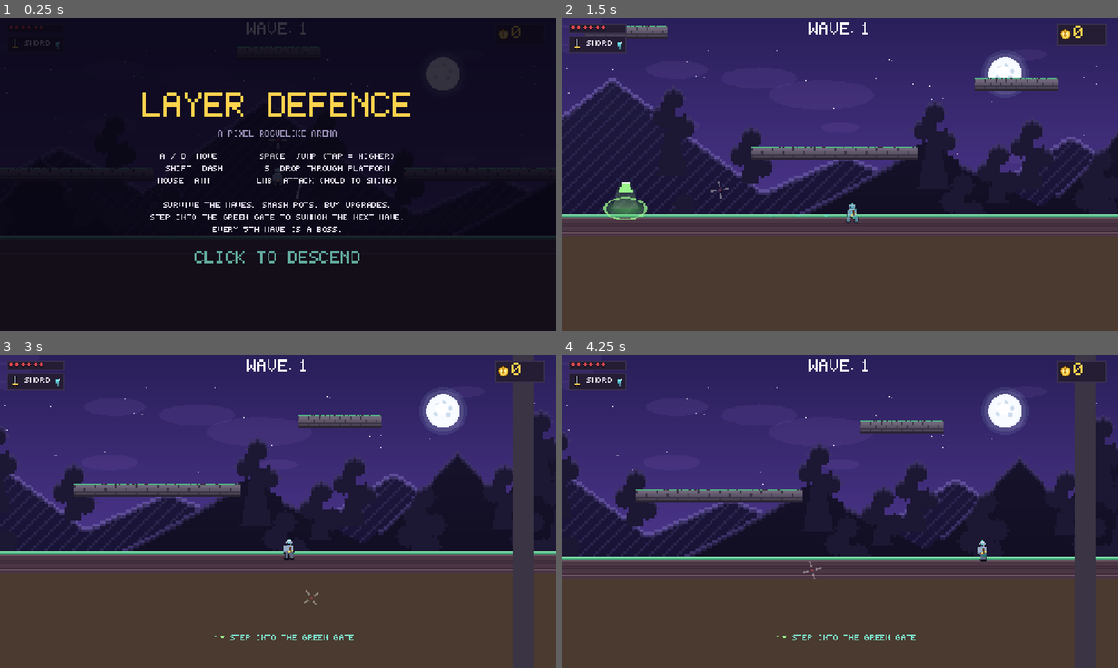
Above: before the commit, frames 1-4 (two rows, left to right).
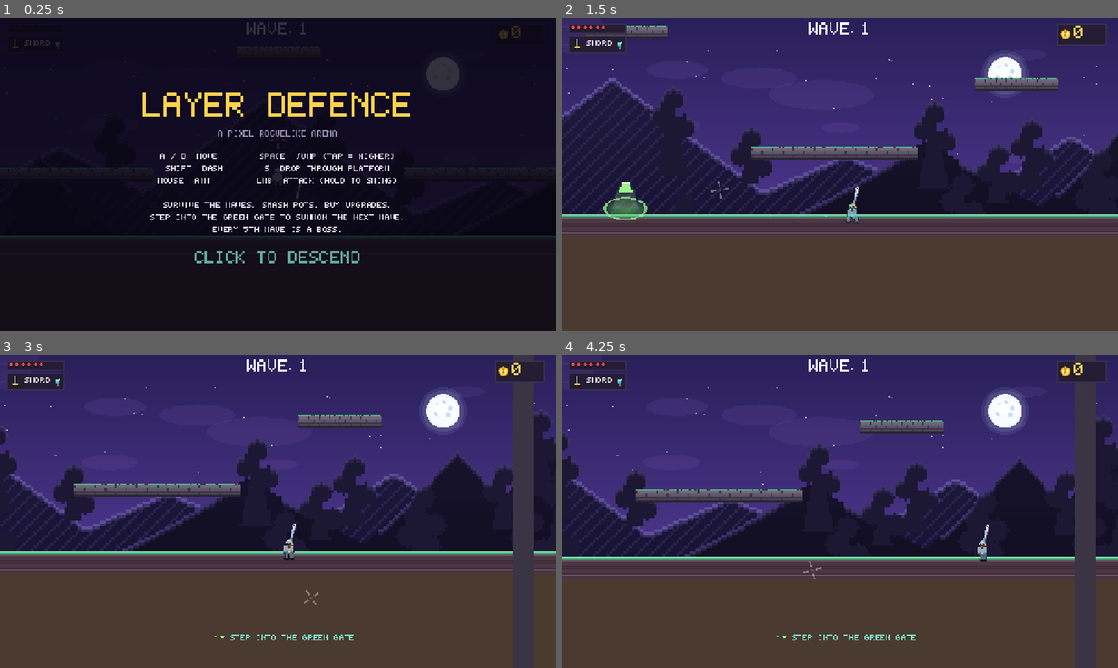
Above: after the commit, the same moments.

Repository: AvSBF/layer-defence
Game: Godot game, scene res://Scenes/World.tscn
The game is run twice, just before and just after one commit, with the same random seed, the same clock (stepped at 60 frames per second) and the same inputs.
Inputs (mouse positions are in pixels of both pictures, inside the frame that each line leads up to):
- Up to frame 1 (0.25 s): no input
- Up to frame 2 (1.5 s): tap Enter (ui_accept) at 0.5 s; move the mouse to (962, 158) at 0.52 s; press the mouse at (962, 158) at 0.53 s; hold D (key_right) from 0.53 s (still down); tap Space (jump) at 0.77 s; move the mouse to (728, 190) at 1.27 s; release the mouse at (728, 190) at 1.28 s; tap Shift (dash) at 1.35 s
- Up to frame 3 (3 s): tap Space (jump) at 1.52 s; move the mouse to (333, 442) at 2.02 s; release D (key_right) at 2.03 s; hold A (key_left) 2.03-2.75 s; hold Tab (interact) 2.03-2.75 s; click "CONTINUE" at 2.75 s
- Up to frame 4 (4.25 s): tap Enter (ui_accept) at 3.5 s; move the mouse to (812, 574) at 3.52 s; hold D (key_right) from 3.53 s (still down); click (812, 574) at 3.6 s; tap Space (jump) at 3.77 s

The runs differ from the first frame. In frame 1, less than 0.1% of the frame differs, in the area x 1-8%, y 2-4%; in frame 2, less than 0.1%; in frame 3, less than 0.1%; in frame 4, less than 0.1%, in the area x 75-77%, y 54-64%.

Commit message:
fix: count bomber self-destructs as kills, heart-loss pop, weapon idle pose
- register_kill moved into _die_common so every death path counts (bomber
  explosions previously vanished from the run stats)
- HUD hearts pop with a TRANS_BACK tween when lost or gained
- weapon snap back to the guard pose after a swing finishes

Diff:
--- a/Scripts/Enemies/enemy.gd
+++ b/Scripts/Enemies/enemy.gd
@@ -561,7 +561,6 @@
 	if is_dead:
 		return
 	is_dead = true
-	GameState.register_kill(coin_drop)
 	FX.play("death", global_position + Vector2(0, -6), {"scale": float(data.get("scale", 1.0))})
 	Audio.play("enemy_die", 0.15, -3.0)
 	if not boss:
@@ -572,6 +571,7 @@
 	_die_anim()
 
 func _die_common(drop_loot : bool) -> void:
+	GameState.register_kill(coin_drop)
 	remove_from_group("enemy")
 	collision_layer = 0
 	collision_mask = 1
--- a/Scripts/Player/player.gd
+++ b/Scripts/Player/player.gd
@@ -69,6 +69,10 @@
 func _on_wave_changed(_wave : int, _is_boss : bool) -> void:
 	ward_ready = true
 
+func _reset_weapon_pose() -> void:
+	if not is_dead:
+		weapon_sprite.frame = 0
+
 func _build_sprite_frames() -> void:
 	sprite.sprite_frames = SheetAnim.build([
 		SheetAnim.sheet(ART + "player_idle.png", 16, 24, "idle", 6.0, true),
@@ -88,6 +92,8 @@
 	weapon_sprite.sprite_frames = SheetAnim.build(WeaponCatalog.anim_specs(weapon_id))
 	weapon_sprite.play("swing")
 	weapon_sprite.stop()
+	if not weapon_sprite.animation_finished.is_connected(_reset_weapon_pose):
+		weapon_sprite.animation_finished.connect(_reset_weapon_pose)
 	GameState.notice.emit("EQUIPPED " + str(weapon["name"]), Color("#ffd34d"))
 	if GameState.autotest:
 		print("[autotest] equipped ", weapon_id)
--- a/Scripts/UI/hud.gd
+++ b/Scripts/UI/hud.gd
@@ -24,7 +24,8 @@
 var _heart_frames : Array[AtlasTexture] = []
 var _shown_coins : int = 0
 var _coin_tween : Tween
-var _hearts_used : int = 0
+var _hearts_used : int = -1
+var _prev_health : int = -1
 var _boss_max : float = 1.0
 
 func _ready() -> void:
@@ -201,13 +202,21 @@
 			t.texture = _heart_frames[2]
 			_hearts_box.add_child(t)
 			_heart_nodes.append(t)
+	if total != _hearts_used:
+		_hearts_used = total
+		return
 	for i in _heart_nodes.size():
 		var filled := i < GameState.health
 		_heart_nodes[i].texture = _heart_frames[0] if filled else _heart_frames[2]
-		if not filled:
-			_heart_nodes[i].modulate = Color(1, 1, 1, 0.35)
-		else:
-			_heart_nodes[i].modulate = Color.WHITE
+		_heart_nodes[i].modulate = Color.WHITE if filled else Color(1, 1, 1, 0.35)
+		# pop the heart that was just lost / gained
+		if _prev_health >= 0 and filled != (i < _prev_health):
+			var t := _heart_nodes[i]
+			t.pivot_offset = Vector2(HEART_SIZE, 10) * 0.5
+			t.scale = Vector2(1.7, 1.7)
+			var tw := create_tween()
+			tw.tween_property(t, "scale", Vector2.ONE, 0.28).set_trans(Tween.TRANS_BACK).set_ease(Tween.EASE_OUT)
+	_prev_health = GameState.health
 
 func _sync_dash() -> void:
 	for c in _dash_box.get_children():
